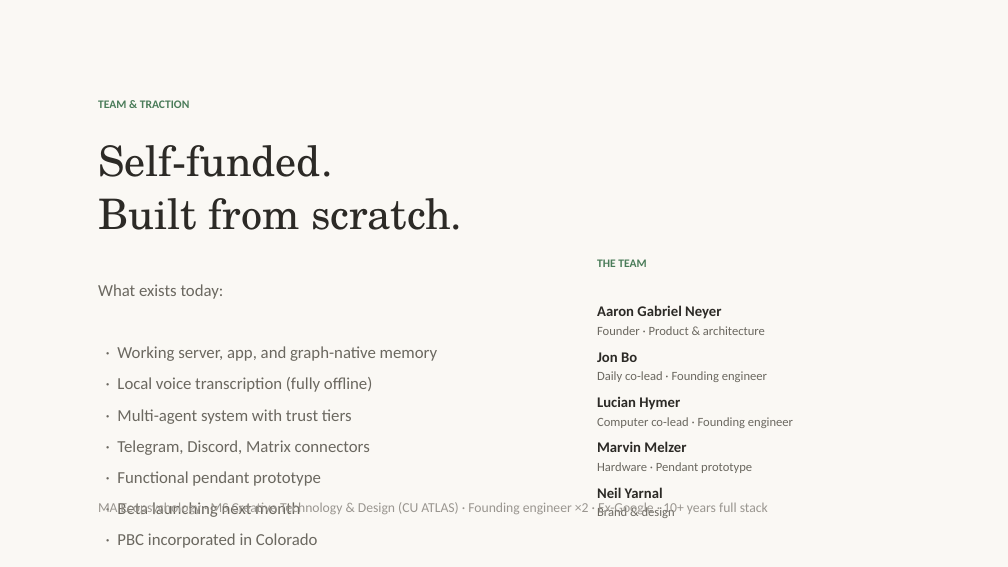
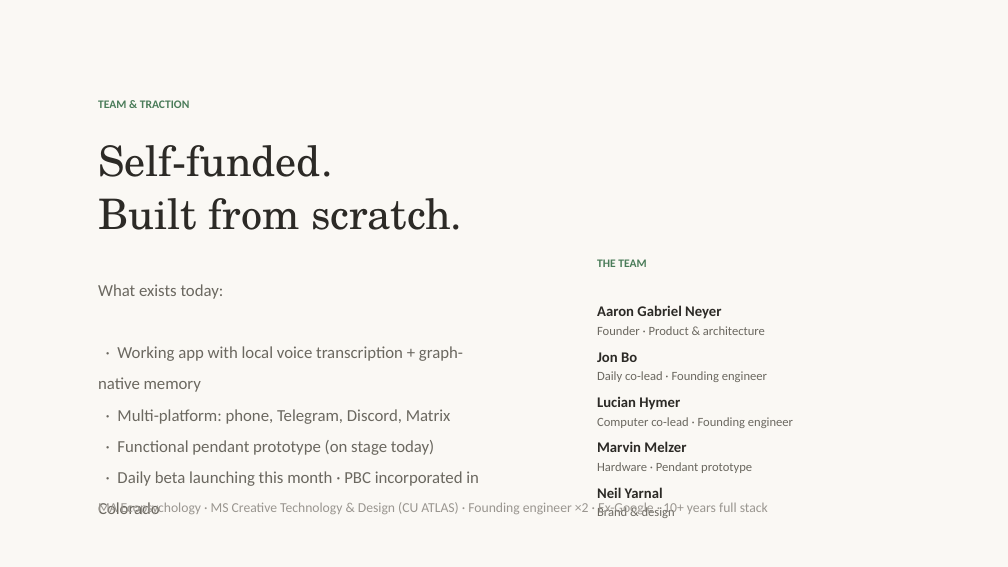
Before and after one commit to OpenParachutePBC/parachute-computer, a slide deck: slide 8 of nvc-pitch-deck.pptx. Drawn at 1008x567 pixels with LibreOffice and Linux fonts; fonts in the diff are those of the drawing. Boxes give left, top, right and bottom in pixels: in the first picture for what was removed or moved away, otherwise in the second. Text is boxed around its words. In the diff, an @@ line names an element or a change of style, - is before the commit and + after.

```diff
--- a/nvc-pitch-deck.pptx
+++ b/nvc-pitch-deck.pptx
@@ text at [98, 284, 479, 514]: text changed @@
-What exists today:
-· Working server, app, and graph-native memory
-· Local voice transcription (fully offline)
-· Multi-agent system with trust tiers
-· Telegram, Discord, Matrix connectors
-· Functional pendant prototype
-· Beta launching next month
-· PBC incorporated in Colorado
+What exists today:
+· Working app with local voice transcription + graph-native memory
+· Multi-platform: phone, Telegram, Discord, Matrix
+· Functional pendant prototype (on stage today)
+· Daily beta launching this month · PBC incorporated in Colorado
```
Also in this commit, not shown: 2 other slides changed, 2 other files.
